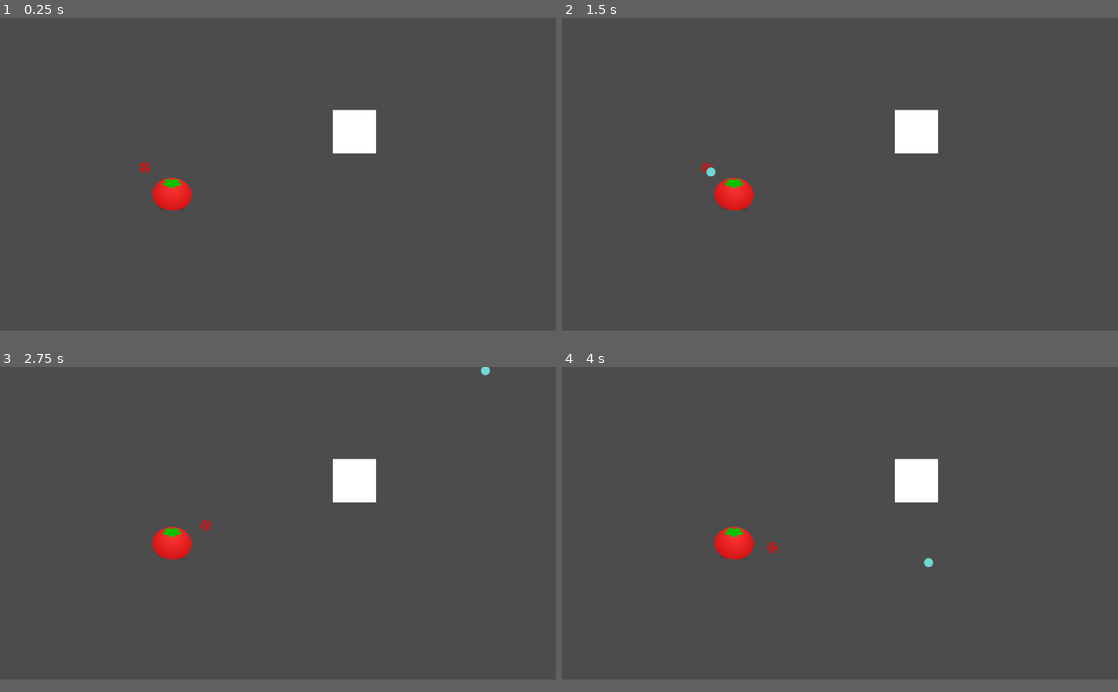
Above: before the commit, frames 1-4 (two rows, left to right).
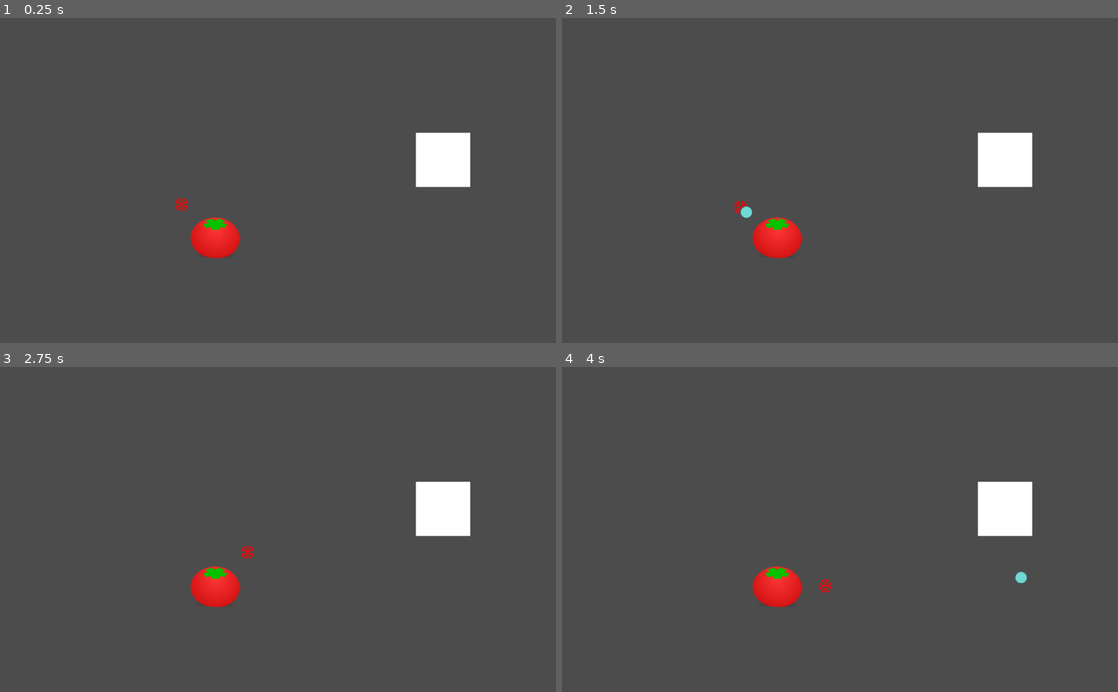
Above: after the commit, the same moments.

Repository: JRo-Robros/BrootalBeetdown
Game: Godot game, scene res://Main.tscn
The game is run twice, just before and just after one commit, with the same random seed, the same clock (stepped at 60 frames per second) and the same inputs. After the commit the project has no main scene; this scene is started directly in both runs.
Inputs (mouse positions are in pixels of both pictures, inside the frame that each line leads up to):
- Up to frame 1 (0.25 s): no input
- Up to frame 2 (1.5 s): tap Enter at 0.5 s; move the mouse to (962, 157) at 0.52 s; click (962, 157) at 0.67 s; move the mouse to (728, 190) at 1.27 s; click (728, 190) at 1.42 s
- Up to frame 3 (2.75 s): tap Space at 2 s; move the mouse to (333, 454) at 2.02 s; click (333, 454) at 2.17 s
- Up to frame 4 (4 s): move the mouse to (812, 584) at 2.77 s; click (812, 584) at 2.92 s; move the mouse to (1006, 568) at 3.52 s; click (1006, 568) at 3.67 s
In our replay, the window is 800x450 before the commit and 800x468 after it. These sizes can differ from the game's own. Grey fills any space a smaller window leaves; there, only what the larger window draws over its background counts as a difference.

The runs differ from the first frame. In frame 1, 4.2% of the frame differs, in the area x 25-85%, y 28-74%; in frame 2, 4.3%; in frame 3, 4.3%; in frame 4, 4.4%, in the area x 27-85%, y 28-74%.

Commit message:
creating branch

Diff:
--- a/project.godot
+++ b/project.godot
@@ -21,68 +21,15 @@
 [application]
 
 config/name="BrootalBeetdown"
-run/main_scene="res://Main.tscn"
 config/icon="res://icon.png"
-
-[display]
-
-window/size/width=1280
-window/size/height=720
-
-[global]
-
-window=false
-render=false
 
 [gui]
 
 common/drop_mouse_on_gui_input_disabled=true
 
-[input]
-
-Right={
-"deadzone": 0.5,
-"events": [ Object(InputEventJoypadMotion,"resource_local_to_scene":false,"resource_name":"","device":0,"axis":0,"axis_value":1.0,"script":null)
-, Object(InputEventKey,"resource_local_to_scene":false,"resource_name":"","device":0,"alt":false,"shift":false,"control":false,"meta":false,"command":false,"pressed":false,"scancode":68,"physical_scancode":0,"unicode":0,"echo":false,"script":null)
- ]
-}
-Left={
-"deadzone": 0.5,
-"events": [ Object(InputEventJoypadMotion,"resource_local_to_scene":false,"resource_name":"","device":0,"axis":0,"axis_value":-1.0,"script":null)
-, Object(InputEventKey,"resource_local_to_scene":false,"resource_name":"","device":0,"alt":false,"shift":false,"control":false,"meta":false,"command":false,"pressed":false,"scancode":65,"physical_scancode":0,"unicode":0,"echo":false,"script":null)
- ]
-}
-Up={
-"deadzone": 0.5,
-"events": [ Object(InputEventJoypadMotion,"resource_local_to_scene":false,"resource_name":"","device":0,"axis":1,"axis_value":-1.0,"script":null)
-, Object(InputEventKey,"resource_local_to_scene":false,"resource_name":"","device":0,"alt":false,"shift":false,"control":false,"meta":false,"command":false,"pressed":false,"scancode":87,"physical_scancode":0,"unicode":0,"echo":false,"script":null)
- ]
-}
-Down={
-"deadzone": 0.5,
-"events": [ Object(InputEventJoypadMotion,"resource_local_to_scene":false,"resource_name":"","device":0,"axis":1,"axis_value":1.0,"script":null)
-, Object(InputEventKey,"resource_local_to_scene":false,"resource_name":"","device":0,"alt":false,"shift":false,"control":false,"meta":false,"command":false,"pressed":false,"scancode":83,"physical_scancode":0,"unicode":0,"echo":false,"script":null)
- ]
-}
-Punch={
-"deadzone": 0.5,
-"events": [ Object(InputEventJoypadButton,"resource_local_to_scene":false,"resource_name":"","device":0,"button_index":2,"pressure":0.0,"pressed":false,"script":null)
-, Object(InputEventKey,"resource_local_to_scene":false,"resource_name":"","device":0,"alt":false,"shift":false,"control":false,"meta":false,"command":false,"pressed":false,"scancode":46,"physical_scancode":0,"unicode":0,"echo":false,"script":null)
- ]
-}
-
-[layer_names]
-
-2d_physics/layer_1="Player"
-2d_physics/layer_2="Enemies"
-2d_physics/layer_3="Environment"
-2d_physics/layer_4="Player Projectiles"
-2d_physics/layer_5="Enemy Projectiles"
-
 [physics]
 
 common/enable_pause_aware_picking=true
-2d/default_gravity=0
 
 [rendering]
 
Not shown, added: Music/Level/Level Theme.mp3.import
Not shown, added: Music/Title/Title Music.mp3.import
